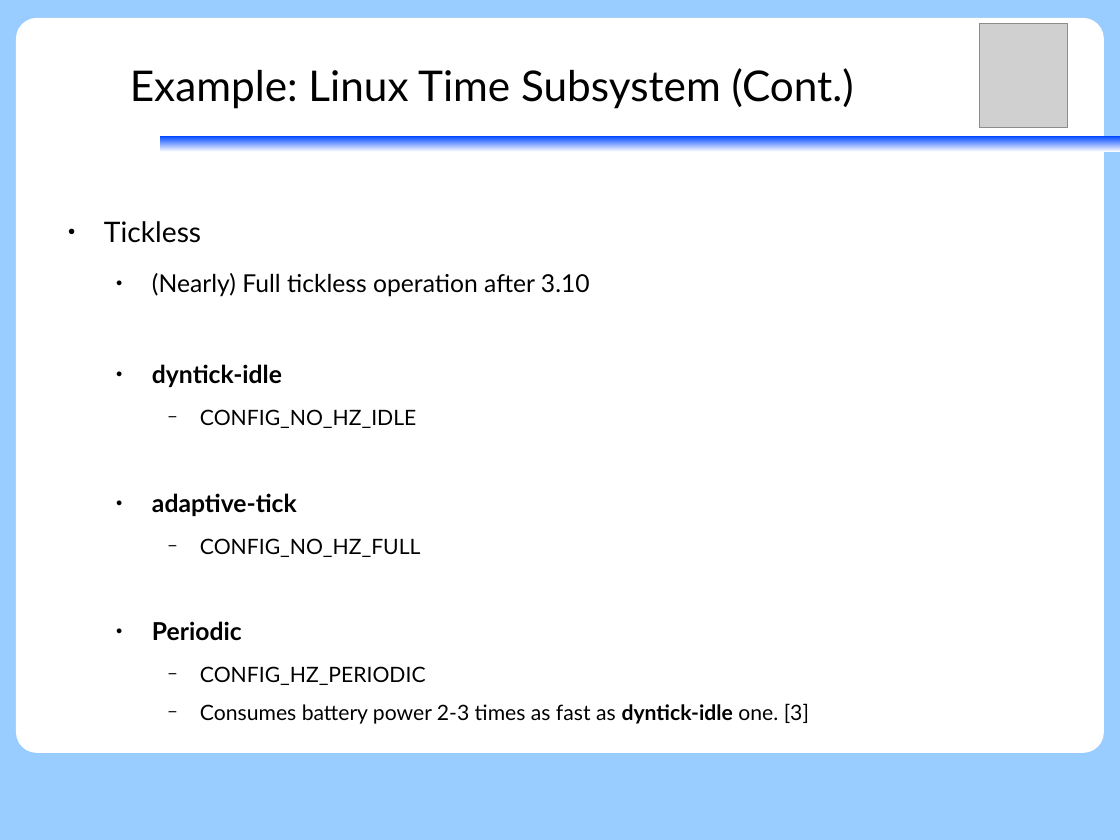
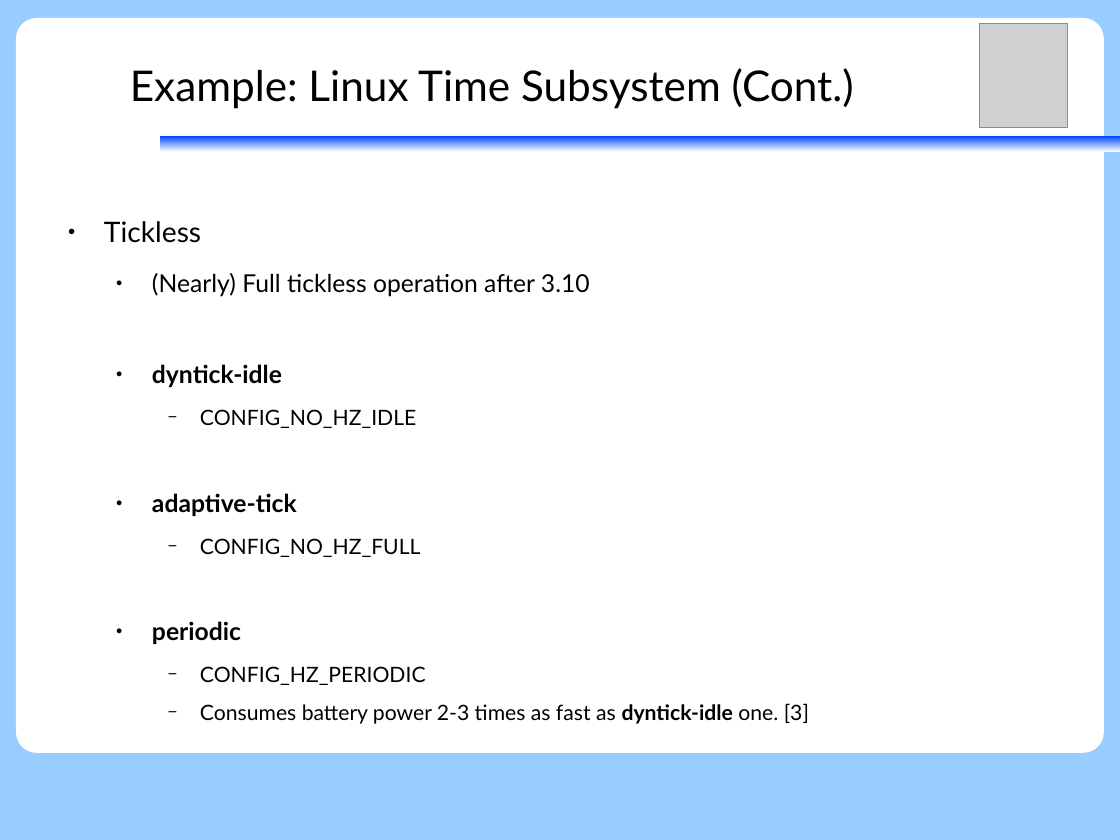
Before and after one commit to vh21/documents, a slide deck: slide 24 of ukernel/f9-microkernel-ktimer.odp (slide 25 before the commit). Drawn at 1120x840 pixels with LibreOffice and Linux fonts; fonts in the diff are those of the drawing; grey boxes stand for pictures. Boxes give left, top, right and bottom in pixels: in the first picture for what was removed or moved away, otherwise in the second. Text is boxed around its words. In the diff, an @@ line names an element or a change of style, - is before the commit and + after.

```diff
--- a/ukernel/f9-microkernel-ktimer.odp
+++ b/ukernel/f9-microkernel-ktimer.odp
@@ text at (152, 621, 241, 644): text changed @@
-  ● Periodic
+  ● periodic
```
Also in this commit, not shown: 3 other slides changed, 1 slide added, 1 slide removed.
